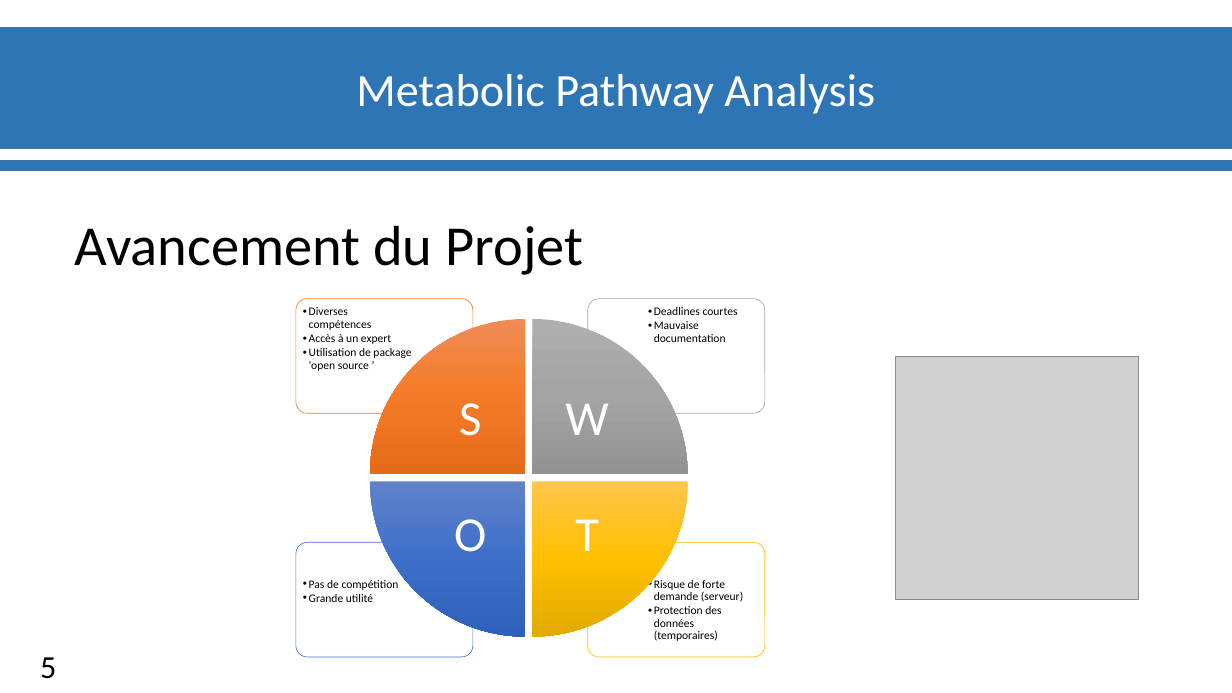
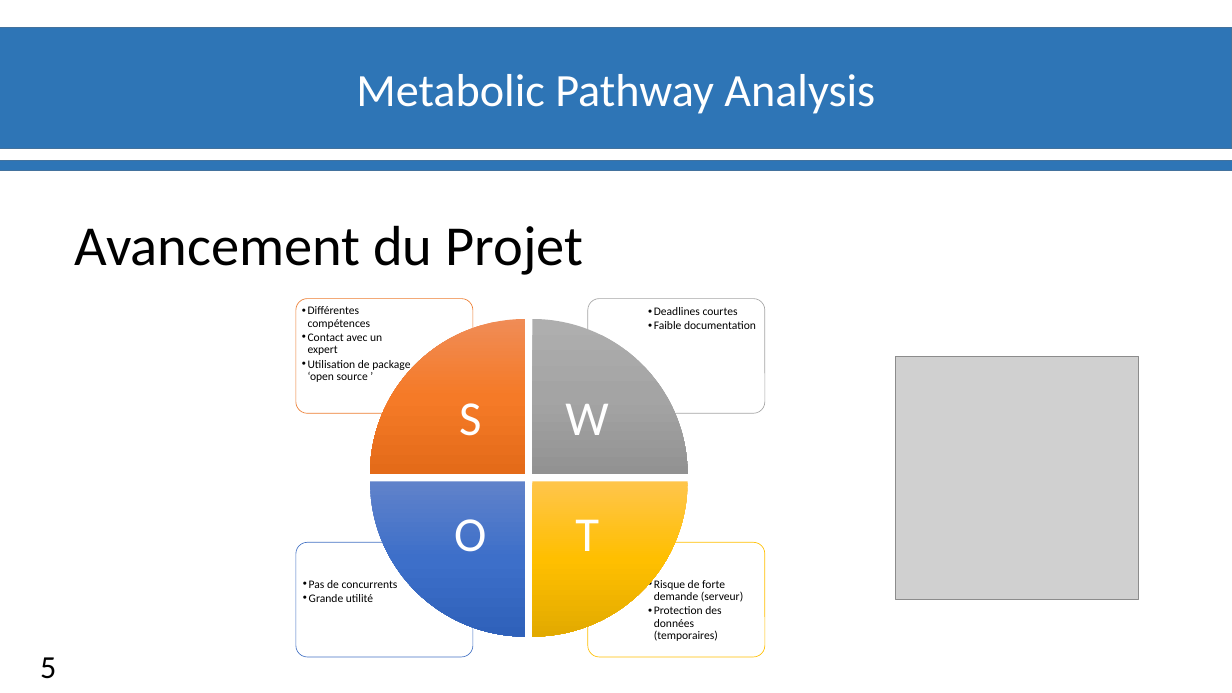
Before and after one commit to materrien/Projet-INSERM, a slide deck: slide 6 of Diapos_Suivit_projet.pptx. Drawn at 1232x693 pixels with LibreOffice and Linux fonts; fonts in the diff are those of the drawing; grey boxes stand for pictures; background and template pictures are left out. Boxes give left, top, right and bottom in pixels: in the first picture for what was removed or moved away, otherwise in the second. Text is boxed around its words. In the diff, an @@ line names an element or a change of style, - is before the commit and + after.

Commit message:
Traduction en FR du SWOT

```diff
--- a/Diapos_Suivit_projet.pptx
+++ b/Diapos_Suivit_projet.pptx
@@ text at (308,306,382,355): text changed @@
-  •• Diverses compétences
-  •• Accès à un expert
+  •• Différentes compétences
+  •• Contact avec un expert
@@ text at (654,321,756,329): text changed @@
-  •• Mauvaise documentation
+  •• Faible documentation
@@ text at (309,580,398,588): text changed @@
-  •• Pas de compétition
+  •• Pas de concurrents
```
